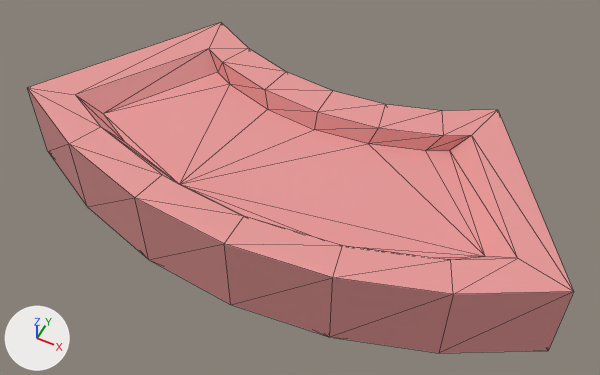
The glTF model Systems Offline/systems-offline/src/3d/Assets/General reuseable assets/Keypad/Key no 2.glb: old version first, new version second.
Before and after are seen from a camera (50 mm lens) standing at (0.149, -0.507, 0.408) and looking at (0.005, -0.219, 0.048). The axes (+X, +Y, +Z) are drawn at lower left. The lights are the same throughout. The older version comes first. Mesh edges are drawn as thin lines. Where no turn or scale is listed for an object, it has been applied to the vertices. Vertices at exactly the same position are counted once.

Names of what the first picture shows: 'Key no 2'.
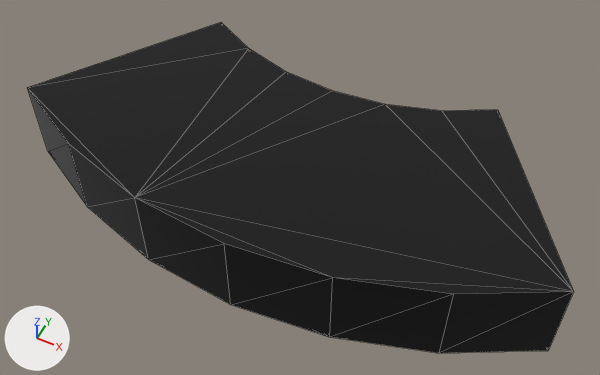
Location of each change, [x1, y1, x2, y2] in pixels of the pictures (600 x 375 px):
'Key no 2', recoloured, reshaped (pink to black): [27, 22, 574, 353] in both
part 1 of me_circle_004, built on: [27, 22, 574, 294] in both

Edits to the bpy script that builds the scene:
```text
Change mat_material:
    mat_material.base_color: (0.8, 0.314, 0.309) -> (0.0, 0.0, 0.0)  # pink #e79897 -> black #000000
Change me_circle_004:
    used by ob_key_no_2; location = (0.0, 0.0, 0.0249)
    remove me_circle_004.from_pydata(...)  # 56 vertices, 108 faces; spans x -0.163..0.163, y -0.294..-0.138, z 0.0..0.054
    add me_circle_004.from_pydata(...)  # 28 vertices, 52 faces; spans x -0.163..0.163, y -0.294..-0.138, z 0.0..0.054
    me_circle_004 part 1
    28 vertices are removed from x -0.134..0.134, y -0.274..-0.165, z 0.043..0.054
    68 faces are deleted
    12 new faces join them
```
